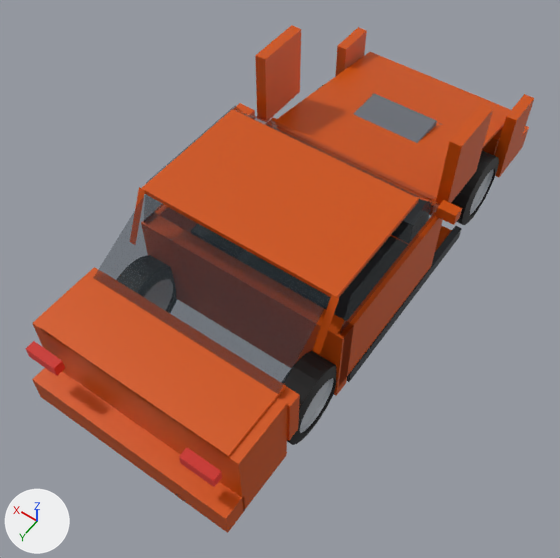
Renders of the glTF model data/cars/brute_500/brute_500.glb from each side of a commit.
Rendered twice from a camera (50 mm lens) standing at (-2.34, 3.76, 5.49) and looking at (-0.04, 0.55, 0.45). Arrows for +X, +Y and +Z are at lower left; the lights stay in place. The older version comes first. Where no turn or scale is listed for an object, it has been applied to the vertices. Vertices at exactly the same position are counted once.

Objects in the first picture: 'body_shell', 'engine_block', 'glass_rear', 'glass_side_right', 'glass_windscreen', 'panel_bonnet', 'panel_boot', 'panel_bumper_rear', 'panel_door_right', 'panel_fender_FL', 'panel_fender_FR', 'wheel_RR' and 9 more.
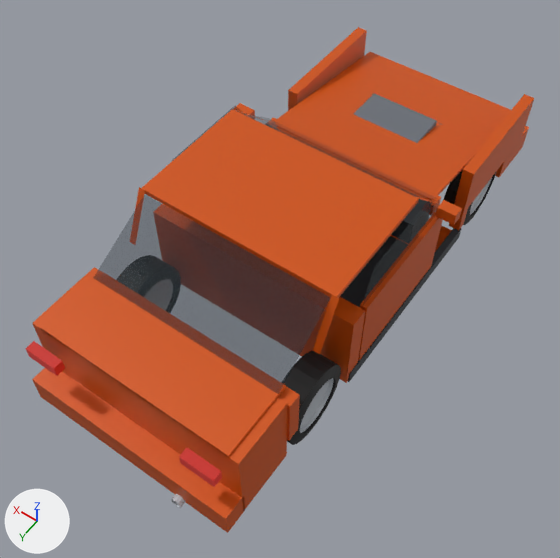
Where the newer file only moved an object's origin or applied its transform, the numbers keep the older frame.

The edits, one by one:
me_panel_fender_fl is used by ob_panel_fender_fl; location (0.81, -1.52, 0.95).
me_panel_fender_fl had 16 vertices, 24 faces and spanned x 0.03..0.13, y -0.64..1.04, z -0.7..0.66.
me_panel_fender_fl now has 20 vertices, 36 faces and spans x 0.03..0.13, y -0.64..0.56, z -0.7..0.0.
me_panel_fender_fl part 1: the loose piece of 8 vertices spanning x 0.03..0.13, y 0.52..1.04, z 0.0..0.66 is deleted.
me_panel_fender_fl part 2: 12 vertices added at x 0.03..0.13, y -0.26..0.56, z -0.7..0.0.
me_panel_fender_fr is used by ob_panel_fender_fr; location (-0.81, -1.52, 0.95).
me_panel_fender_fr had 16 vertices, 24 faces and spanned x -0.13..-0.03, y -0.64..1.04, z -0.7..0.66.
me_panel_fender_fr now has 20 vertices, 36 faces and spans x -0.13..-0.03, y -0.64..0.56, z -0.7..0.0.
me_panel_fender_fr part 3: the loose piece of 8 vertices spanning x -0.13..-0.03, y 0.52..1.04, z 0.0..0.66 is deleted.
me_panel_fender_fr part 4: 12 vertices added at x -0.13..-0.03, y -0.26..0.56, z -0.7..0.0.
me_body_shell has 80 vertices, 104 faces and spans x -0.94..0.94, y -2.18..2.22, z 0.13..1.38.
me_body_shell is used by ob_body_shell; location (0.0, 0.0, 0.0).
me_body_shell part 5: all 6 vertices in x -0.94..0.94, y 1.0..1.05, z 0.15..0.43 are moved by (0.0, -0.3, 0.0).
me_body_shell part 6: all 2 vertices in x -0.94..0.94, y 0.91, z 0.95 are moved by (0.0, -0.16, 0.0).
me_body_shell part 7: all 2 vertices in x -0.94..0.94, y 1.05, z 0.95 are moved by (0.0, -0.14, 0.0).
me_glass_side_right is used by ob_glass_side_right; location (0.0, 0.0, 0.0).
me_glass_side_right had 4 vertices, 2 faces and spanned x -0.91, y -0.4..1.05, z 0.97..1.33.
me_glass_side_right now has 4 vertices, 2 faces and spans x -0.91, y -0.4..0.75, z 0.97..1.33.
Part 8, on me_glass_side_right:
Vertex 1 of me_glass_side_right moves from (-0.91, 1.05, 0.97) at pixel (339, 335) to (-0.91, 0.75, 0.97) at pixel (362, 307).
Vertex 2 of me_glass_side_right moves from (-0.91, 0.95, 1.33) at pixel (350, 295) to (-0.91, 0.65, 1.33) at pixel (374, 266).

What differs and where, as boxes [x1, y1, x2, y2] in the pictures (560 x 558 px; the box of a moved part takes in the faces that stretch with it):
'body_shell', reshaped: before [32, 109, 503, 512]; after [32, 109, 452, 511]
'panel_fender_FR', reshaped (13% narrower, 22% taller): before [436, 94, 534, 205]; after [449, 94, 534, 230]
'panel_fender_FL', reshaped: before [255, 25, 367, 119]; after [288, 27, 367, 111]
part 1 of me_panel_fender_fl, deleted (orange): before [255, 25, 301, 119]
part 2 of me_panel_fender_fl, added (orange): after [288, 46, 346, 111]
part 3 of me_panel_fender_fr, deleted (orange): before [436, 104, 493, 205]
part 4 of me_panel_fender_fr, added (orange): after [449, 116, 516, 230]
part 5 of me_body_shell, moved or reshaped: before [249, 236, 397, 320]; after [340, 236, 397, 307]
part 6 of me_body_shell, moved or reshaped (not visible before): after [346, 314, 365, 383]
part 7 of me_body_shell, moved or reshaped: before [296, 309, 353, 396]; after [163, 204, 365, 383]
part 8 of me_glass_side_right, moved or reshaped: before [340, 201, 436, 334]; after [362, 201, 436, 307]
